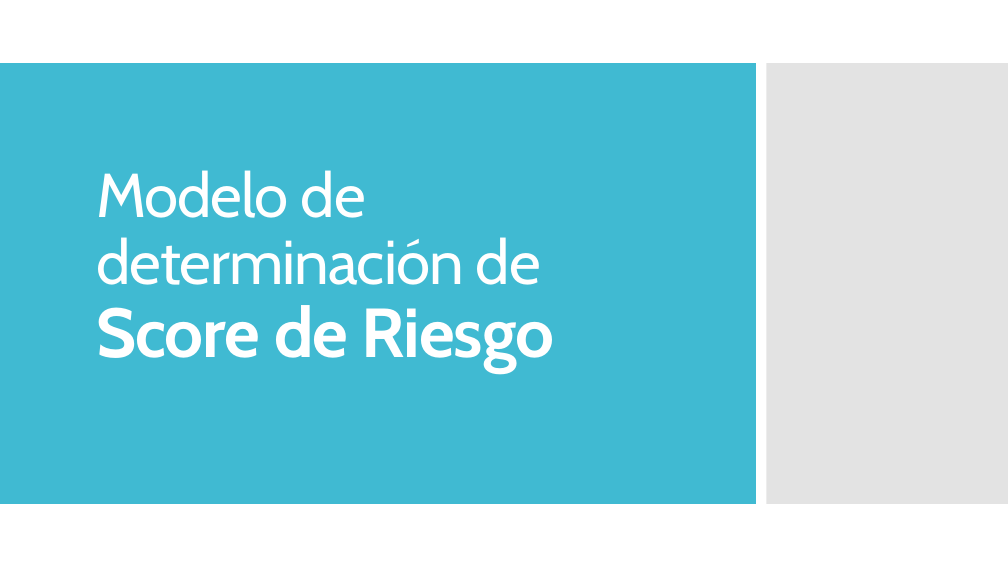
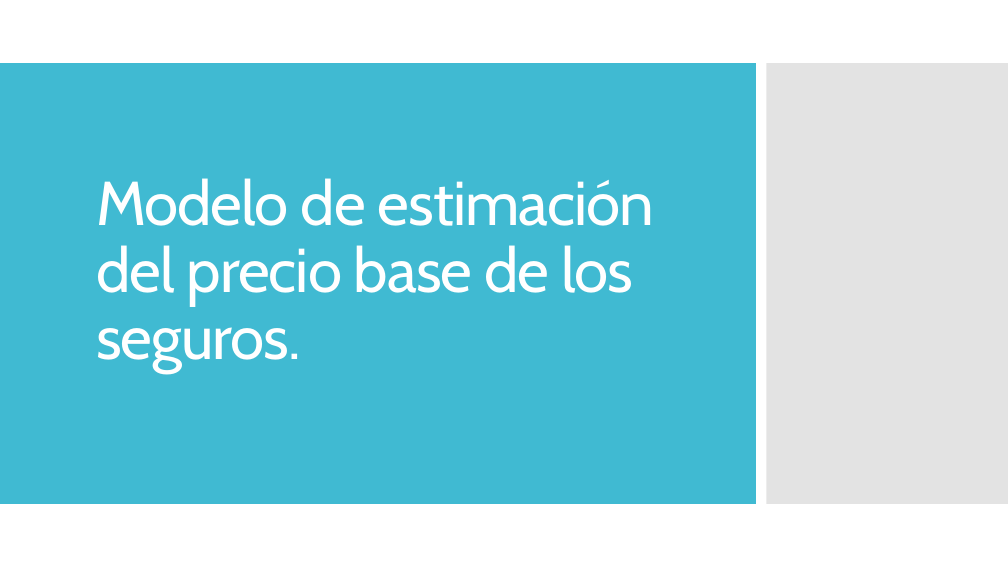
Before and after one commit to ColorinRVRS/Desafio_IA, a slide deck: slide 1 of Presentación.pptx. Drawn at 1008x567 pixels with LibreOffice and Linux fonts; fonts in the diff are those of the drawing. Boxes give left, top, right and bottom in pixels: in the first picture for what was removed or moved away, otherwise in the second. Text is boxed around its words. In the diff, an @@ line names an element or a change of style, - is before the commit and + after.

```diff
--- a/Presentación.pptx
+++ b/Presentación.pptx
@@ title at [96,178,654,373]: text changed @@
-Modelo de determinación de Score de Riesgo
+Modelo de estimación del precio base de los seguros.
```
Also in this commit, not shown: 3 other slides changed, 1 slide added.
